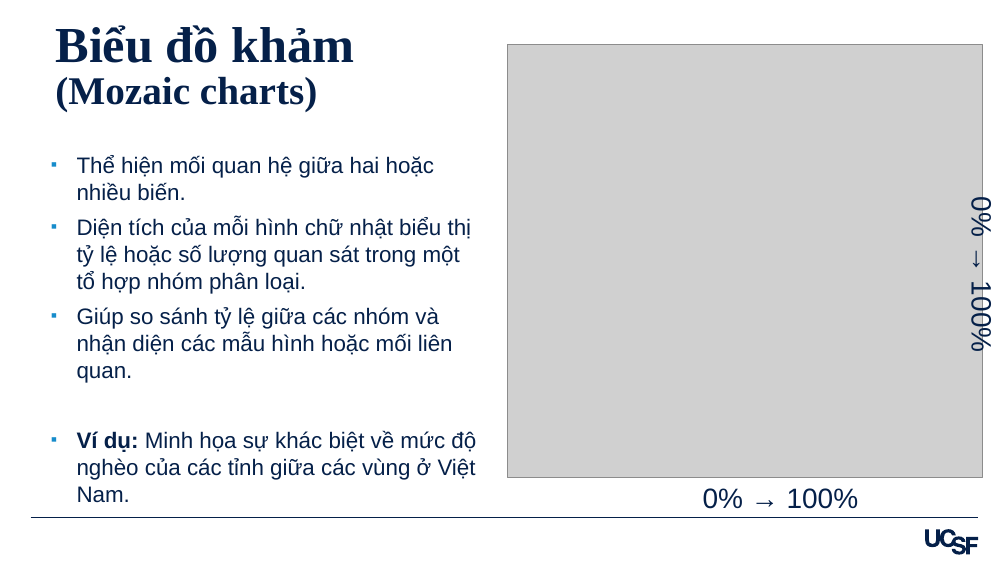
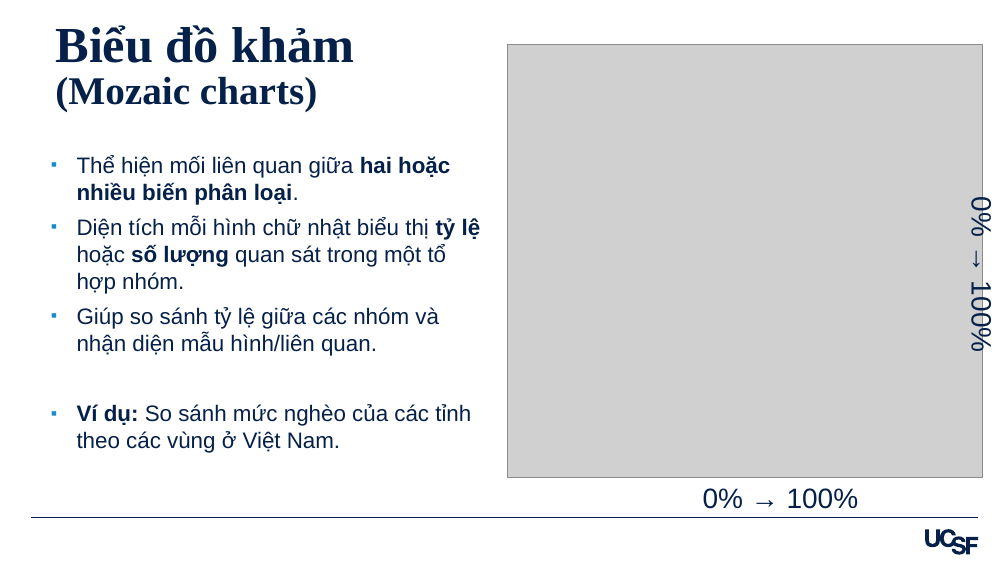
Before and after one commit to amirzazadeh/DataVisualization, a slide deck: slide 12 of Slides_Viet_Data_Visualization_in_R_Ali_Mirzazadeh.pptx. Drawn at 1008x567 pixels with LibreOffice and Linux fonts; fonts in the diff are those of the drawing; grey boxes stand for pictures. Boxes give left, top, right and bottom in pixels: in the first picture for what was removed or moved away, otherwise in the second. Text is boxed around its words. In the diff, an @@ line names an element or a change of style, - is before the commit and + after.

```diff
--- a/Slides_Viet_Data_Visualization_in_R_Ali_Mirzazadeh.pptx
+++ b/Slides_Viet_Data_Visualization_in_R_Ali_Mirzazadeh.pptx
@@ text at bbox=[77, 155, 481, 453]: text changed @@
-▪ Thể hiện mối quan hệ giữa hai hoặc nhiều biến.
-▪ Diện tích của mỗi hình chữ nhật biểu thị tỷ lệ hoặc số lượng quan sát trong một tổ hợp nhóm phân loại.
-▪ Giúp so sánh tỷ lệ giữa các nhóm và nhận diện các mẫu hình hoặc mối liên quan.
-▪ Ví dụ: Minh họa sự khác biệt về mức độ nghèo của các tỉnh giữa các vùng ở Việt Nam.
+▪ Thể hiện mối liên quan giữa hai hoặc nhiều biến phân loại.
+▪ Diện tích mỗi hình chữ nhật biểu thị tỷ lệ hoặc số lượng quan sát trong một tổ hợp nhóm.
+▪ Giúp so sánh tỷ lệ giữa các nhóm và nhận diện mẫu hình/liên quan.
+▪ Ví dụ: So sánh mức nghèo của các tỉnh theo các vùng ở Việt Nam.
```
Also in this commit, not shown: 30 other slides changed, 1 other file.
